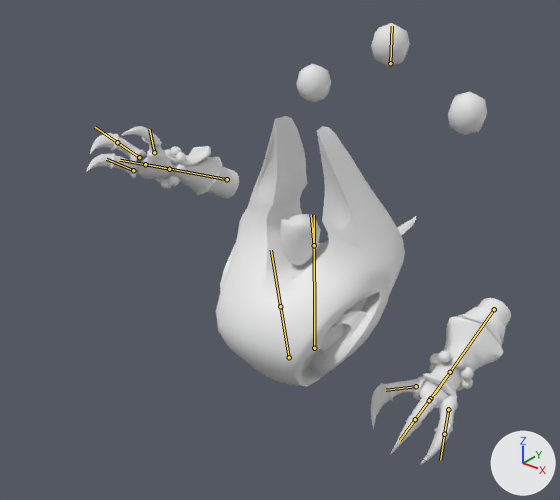
Two versions of the FBX model Assets/Models/Enemies/Banshee.fbx, one commit apart.
Rendered twice from a camera (50 mm lens) standing at (4.43, -6.05, 5.6) and looking at (-0.26, -0.19, 1.97). Arrows for +X, +Y and +Z are at lower right; the lights stay in place. The picture after the commit comes second. Both versions are drawn at frame 25 of the action 'Armature|Banshee Chase'; the numbers are the values there. The bones that change, and the others that lie on the model, are drawn over the model as lines.

The first picture shows 'Banshee Mesh.001'.
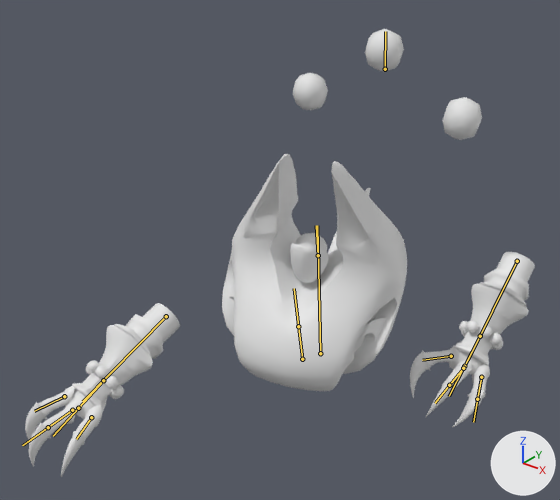
Location of each change, (x1, y1, x2, y2) in pixels of the pictures (560 x 500 px):
'Banshee Mesh.001', posed (20% wider)
    before: (87, 23, 511, 465)
    after: (25, 29, 535, 477)
bone 'Main Controller Bone', root to tip
    before: (314, 348) to (314, 215)
    after: (320, 353) to (317, 225)
bone 'Body Bone', root to tip
    before: (289, 357) to (280, 306)
    after: (302, 359) to (298, 326)
bone 'Left Arm Bone', root to tip
    before: (494, 309) to (435, 393)
    after: (517, 261) to (468, 360)
bone 'Left_Finger 1', root to tip
    before: (416, 386) to (386, 390)
    after: (451, 356) to (422, 360)
bone 'Left_Finger 2', root to tip
    before: (429, 400) to (415, 419)
    after: (463, 368) to (449, 385)
bone 'Left_Finger 3', root to tip
    before: (448, 409) to (444, 434)
    after: (481, 377) to (477, 399)
bone 'Orbs Bone', root to tip
    before: (390, 63) to (392, 26)
    after: (385, 69) to (385, 31)
bone 'Right Arm Bone', root to tip
    before: (227, 179) to (149, 165)
    after: (166, 316) to (82, 401)
bone 'Right_Finger 1', root to tip
    before: (154, 152) to (149, 129)
    after: (91, 417) to (76, 439)
bone 'Right_Finger 2', root to tip
    before: (139, 157) to (117, 142)
    after: (72, 410) to (48, 427)
bone 'Right_Finger 3', root to tip
    before: (133, 170) to (106, 159)
    after: (64, 396) to (34, 411)

What the commit changed:
Bone 'Main Controller Bone' (bone_main_controller_bone) moves from (0.0, 0.163, -0.126) to (0.0, 0.023, -0.252).
Bone 'Main Controller Bone' (bone_main_controller_bone) turns from (2, 0, 0) to (4, 0, 0) degrees about its own x, y and z.
Bone 'Body Bone' (bone_body_bone) moves from (0.0, 0.008, 0.161) to (0.0, 0.002, 0.032).
Bone 'Body Bone' (bone_body_bone) turns from (11, -2, -1) to (23, 23, -6) degrees about its own x, y and z.
Bone 'Left Arm Bone' (bone_left_arm_bone) moves from (0.035, -0.517, -0.034) to (0.057, -0.974, -0.475).
Bone 'Left Arm Bone' (bone_left_arm_bone) turns from (15, -22, -2) to (37, -20, -10) degrees about its own x, y and z.
Bone 'Left_Finger 1' (bone_left_finger_1) moves from (-0.004, -0.04, 0.038) to (-0.004, -0.074, 0.073).
Bone 'Left_Finger 1' (bone_left_finger_1) turns from (26, 0, 0) to (21, 18, 13) degrees about its own x, y and z.
Bone 'Left_Finger 2' (bone_left_finger_2) moves from (0.0, -0.003, 0.011) to (-0.009, -0.018, -0.01).
Bone 'Left_Finger 2' (bone_left_finger_2) turns from (14, 0, 0) to (-5, -1, 10) degrees about its own x, y and z.
Bone 'Left_Finger 3' (bone_left_finger_3) moves from (0.0, -0.007, 0.008) to (-0.011, 0.018, 0.018).
Bone 'Left_Finger 3' (bone_left_finger_3) turns from (10, 0, 0) to (-11, -10, 8) degrees about its own x, y and z.
Bone 'Orbs Bone' (bone_orbs_bone) moves from (0.106, -0.071, -0.254) to (0.076, -0.015, -0.183).
Bone 'Right Arm Bone' (bone_right_arm_bone) moves from (-0.609, -0.191, -0.972) to (0.244, 1.926, -0.655).
Bone 'Right Arm Bone' (bone_right_arm_bone) turns from (-45, 39, -26) to (18, -24, 0) degrees about its own x, y and z.
Bone 'Right_Finger 1' (bone_right_finger_1) moves from (-0.012, 0.008, 0.018) to (-0.024, 0.01, -0.039).
Bone 'Right_Finger 1' (bone_right_finger_1) turns from (-2, -4, 3) to (4, 26, 28) degrees about its own x, y and z.
Bone 'Right_Finger 2' (bone_right_finger_2) moves from (-0.003, 0.004, -0.006) to (-0.002, -0.004, 0.01).
Bone 'Right_Finger 2' (bone_right_finger_2) turns from (-3, 0, 1) to (8, 13, 6) degrees about its own x, y and z.
Bone 'Right_Finger 3' (bone_right_finger_3) moves from (-0.002, -0.001, 0.0) to (-0.007, -0.022, 0.055).
Bone 'Right_Finger 3' (bone_right_finger_3) turns from (-3, 1, 1) to (16, 10, 8) degrees about its own x, y and z.
